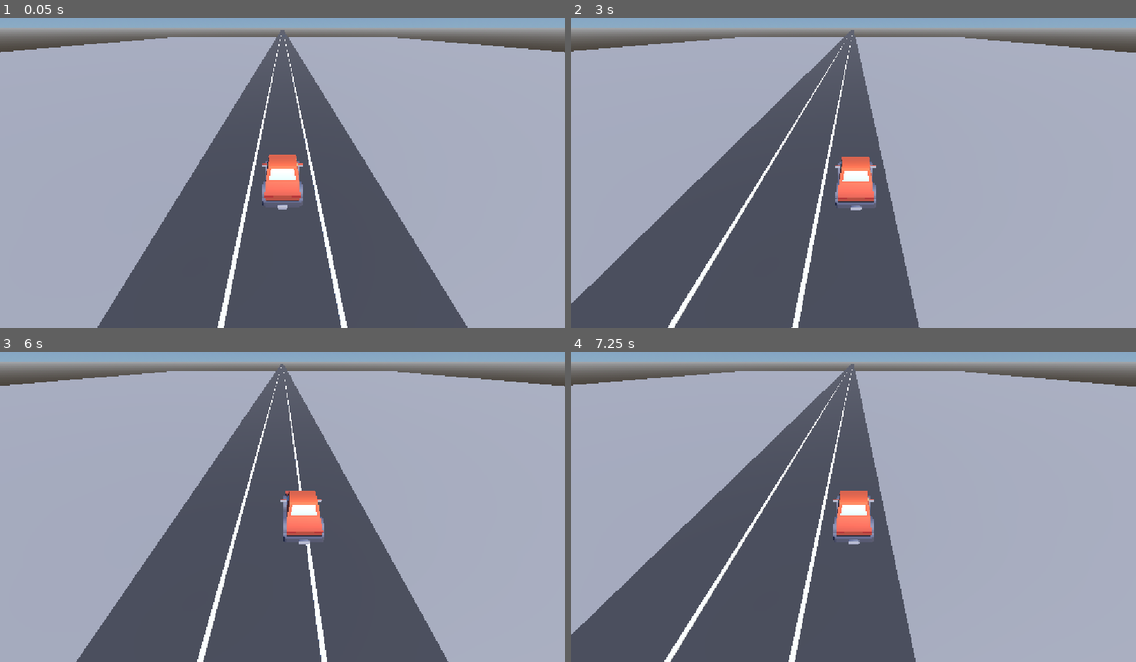
Above: before the commit, frames 1-4 (two rows, left to right).
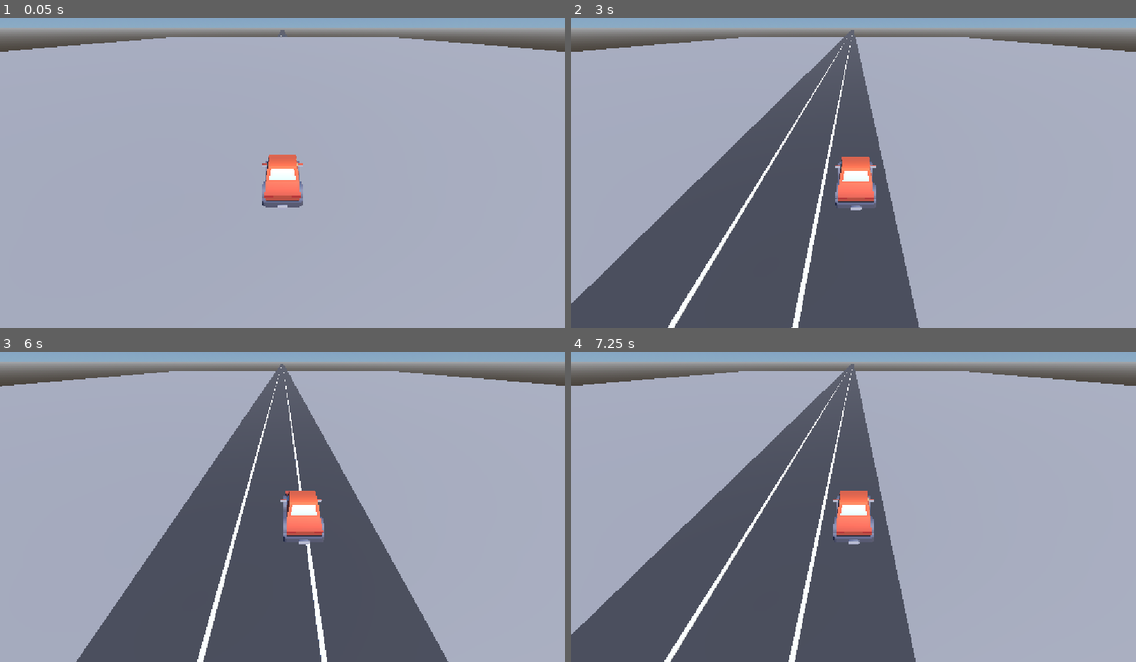
Above: after the commit, the same moments.

Repository: tiago-xavier-braga/LearnGodotEngine
Game: Godot game, scene res://scenes/levels/lvl_game.tscn
Two runs of this game, one before a commit and one after it. Both use one fixed random seed, a clock stepped at 60 frames per second and the inputs below.
Inputs:
- Up to frame 1 (0.05 s): no input
- Up to frame 2 (3 s): hold D (move_right) 0.53-1.28 s; hold A (move_left) 1.28-2.03 s; hold D (move_right) from 2.03 s (still down)
- Up to frame 3 (6 s): release D (move_right) at 3.53 s; hold A (move_left) 3.53-5.78 s; hold D (move_right) from 5.78 s (still down)
- Up to frame 4 (7.25 s): keep holding D (move_right)

The runs differ from the first frame. In frame 1, 31% of the frame differs, in the area x 0-100%, y 6-100%; in frame 2, 0.1%; in frame 3, less than 0.1%; in frame 4, 0.1%.

Commit message:
fix: stop object_follow from drifting on unignored axes
Replaced the accumulating position formula with a direct lerp between
target and self per axis, gated by axis_ignored, removing the runaway
drift and the stale last_position tracking.

Diff:
--- a/scripts/components/object_follow.gd
+++ b/scripts/components/object_follow.gd
@@ -2,6 +2,11 @@
 extends Node3D
 
 @export var target: Node3D
+@export var axis_ignored: Vector3
 
 func _process(_delta: float) -> void:
-	global_position.z = target.global_position.z
+	var follow_position = (
+		target.global_position * (Vector3.ONE - axis_ignored)
+		+ global_position * axis_ignored
+	)
+	global_position = follow_position
